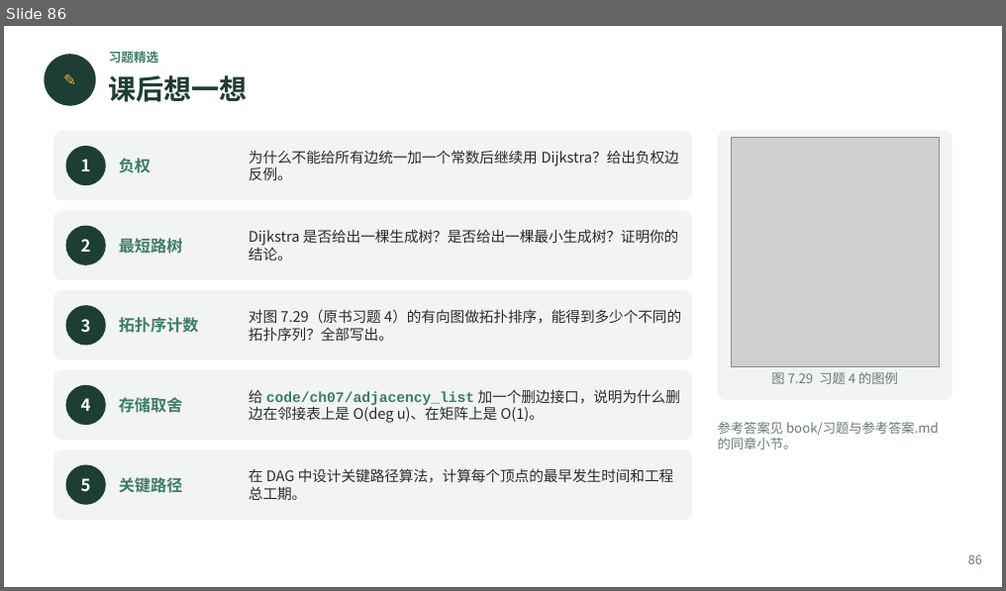
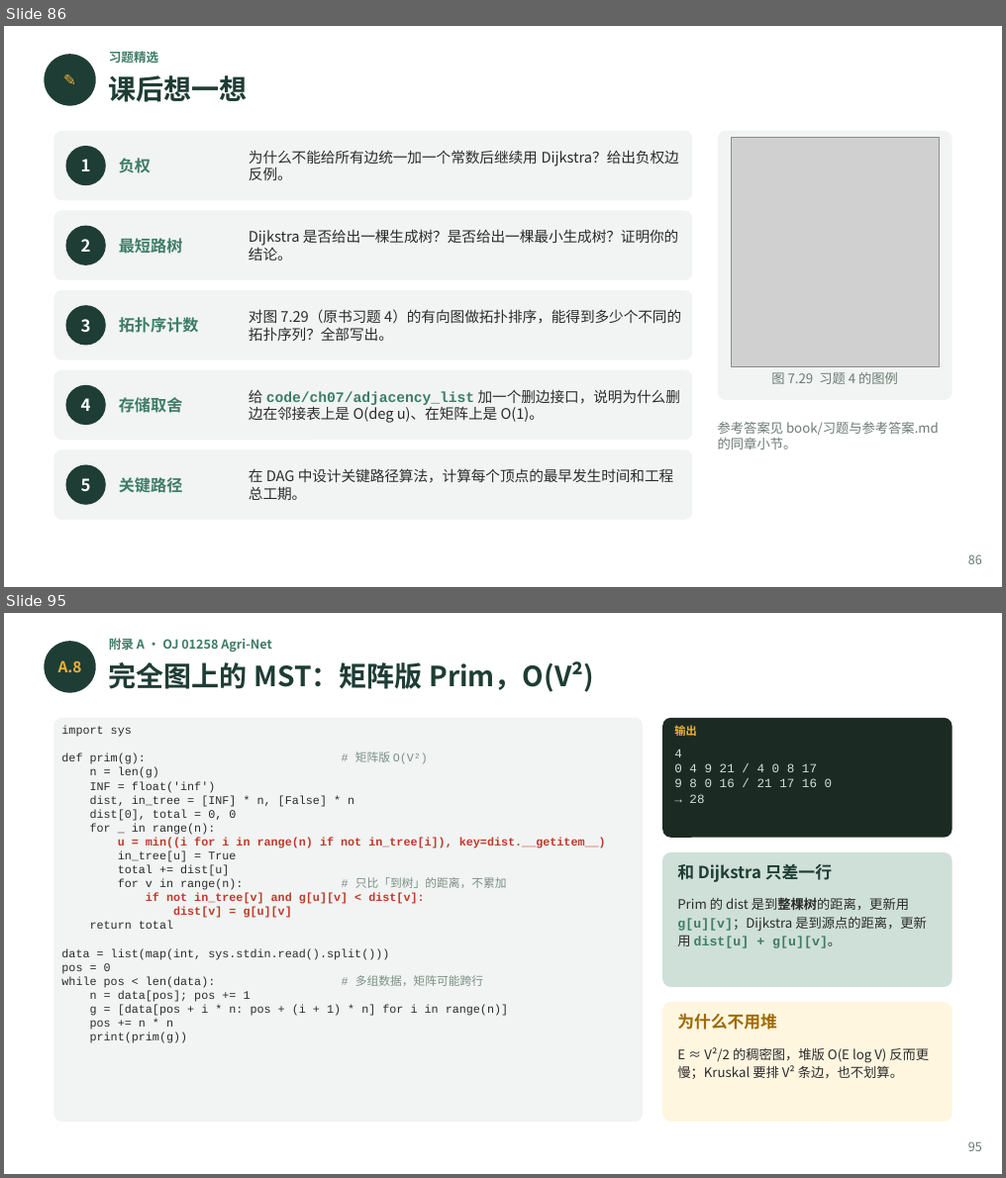
Before and after one commit to GMyhf/2026fall-cs201, a slide deck: courseware/202609_DSA_07_Graph.pptx. Shown one above the other, each under a label of ours: slide 86 before the commit, slides 86 and 95 after it; the slides between them are not shown. The pictures are 1006x591 and 1006x1178 pixels, drawn with LibreOffice and Linux fonts; fonts in the diff are those of the drawing; grey boxes stand for pictures. Boxes give left, top, right and bottom in pixels: in the first picture for what was removed or moved away, otherwise in the second. Text is boxed around its words. In the diff, an @@ line names an element or a change of style, - is before the commit and + after.

```diff
--- a/courseware/202609_DSA_07_Graph.pptx
+++ b/courseware/202609_DSA_07_Graph.pptx
@@ slide 95 added at box(4, 613, 1002, 1174), background #FFFFFF @@
@@ ellipse added at box(44, 641, 96, 693), fill #1E3D34 @@
@@ text added at box(109, 638, 272, 652), 9 pt, text #3E7C68, bold @@
+附录 A · OJ 01258 Agri-Net
@@ text added at box(58, 661, 82, 672), 11 pt, text #F2B134, bold @@
+A.8
@@ text added at box(109, 662, 594, 692), 20 pt, text #1E3D34, bold @@
+完全图上的 MST：矩阵版 Prim，O(V²)
@@ rounded rectangle added at box(54, 718, 643, 1122), fill #F1F4F2 @@
@@ text added at box(61, 726, 606, 1044), 8.4 pt, text #2B2B2B @@
+import sys
+def prim(g): # 矩阵版 O(V²)
+n = len(g)
+INF = float('inf')
+dist, in_tree = [INF] * n, [False] * n
+dist[0], total = 0, 0
+for _ in range(n):
+u = min((i for i in range(n) if not in_tree[i]), key=dist.__getitem__)
+in_tree[u] = True
+total += dist[u]
+for v in range(n): # 只比「到树」的距离，不累加
+if not in_tree[v] and g[u][v] < dist[v]:
+dist[v] = g[u][v]
+return total
+data = list(map(int, sys.stdin.read().split()))
+pos = 0
+while pos < len(data): # 多组数据，矩阵可能跨行
+n = data[pos]; pos += 1
+g = [data[pos + i * n: pos + (i + 1) * n] for i in range(n)]
+pos += n * n
+print(prim(g))
@@ rounded rectangle added at box(662, 718, 952, 838), fill #1B2B24 @@
@@ text added at box(674, 723, 696, 738), 8 pt, text #F2B134, bold @@
+输出
@@ text added at box(674, 749, 833, 803), 9 pt, text #CFE0D8 @@
+4
+0 4 9 21 / 4 0 8 17
+9 8 0 16 / 21 17 16 0
+→ 28
@@ rounded rectangle added at box(662, 853, 952, 987), fill #CFE0D8 @@
@@ text added at box(677, 864, 832, 882), 12 pt, text #1E3D34, bold @@
+和 Dijkstra 只差一行
@@ text added at box(677, 897, 927, 949), 9.5 pt, text #2B2B2B @@
+Prim 的 dist 是到整棵树的距离，更新用 g[u][v]；Dijkstra 是到源点的距离，更新用 dist[u] + g[u][v]。
@@ rounded rectangle added at box(662, 1002, 952, 1122), fill #FFF6E0 @@
@@ text added at box(677, 1013, 777, 1030), 12 pt, text #A06A00, bold @@
+为什么不用堆
@@ text added at box(677, 1048, 929, 1079), 9.5 pt, text #2B2B2B @@
+E ≈ V²/2 的稠密图，堆版 O(E log V) 反而更慢；Kruskal 要排 V² 条边，也不划算。
@@ text added at box(968, 1142, 982, 1152), 9 pt, text #6B7B74 @@
+95
```
Also in this commit, not shown: 2 slides changed, 8 other slides added, 2 other files.
